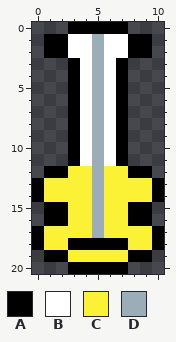
Pixel-art sprite -- Assets/Sprites/BassGuitar.png. The first picture shows the starting point.
The file is 11x21 pixels.
Palette (. is transparent): A #000000  B #ffffff  C #fbf236  D #9badb7
Pixels before, first column x 0:
 0 ...AAAAA...
 1 .AABBDBBAA.
 2 .AABBDBBAA.
 3 ...ABDBA...
 4 ...ABDBA...
 5 ...ABDBA...
 6 ...ABDBA...
 7 ...ABDBA...
 8 ...ABDBA...
 9 ...ABDBA...
10 ...ABDBA...
11 ...ABDBA...
12 .AACCDCCAA.
13 ACCCCDCCCCA
14 ACCCCDCCCCA
15 .AACCDCCAA.
16 .AACCDCCAA.
17 ACCCCDCCCCA
18 ACCAAAAACCA
19 .AACCCCCAA.
20 ...AAAAA...
New version:
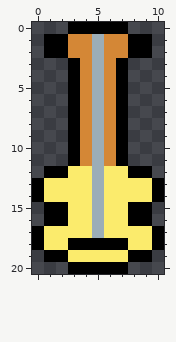
Change:
colour B: #ffffff -> #d48736
colour C: #fbf236 -> #fbeb6c
Where, in picture pixels (left, top, right, bottom), the same in both pictures:
changed: (44, 34, 152, 262)
